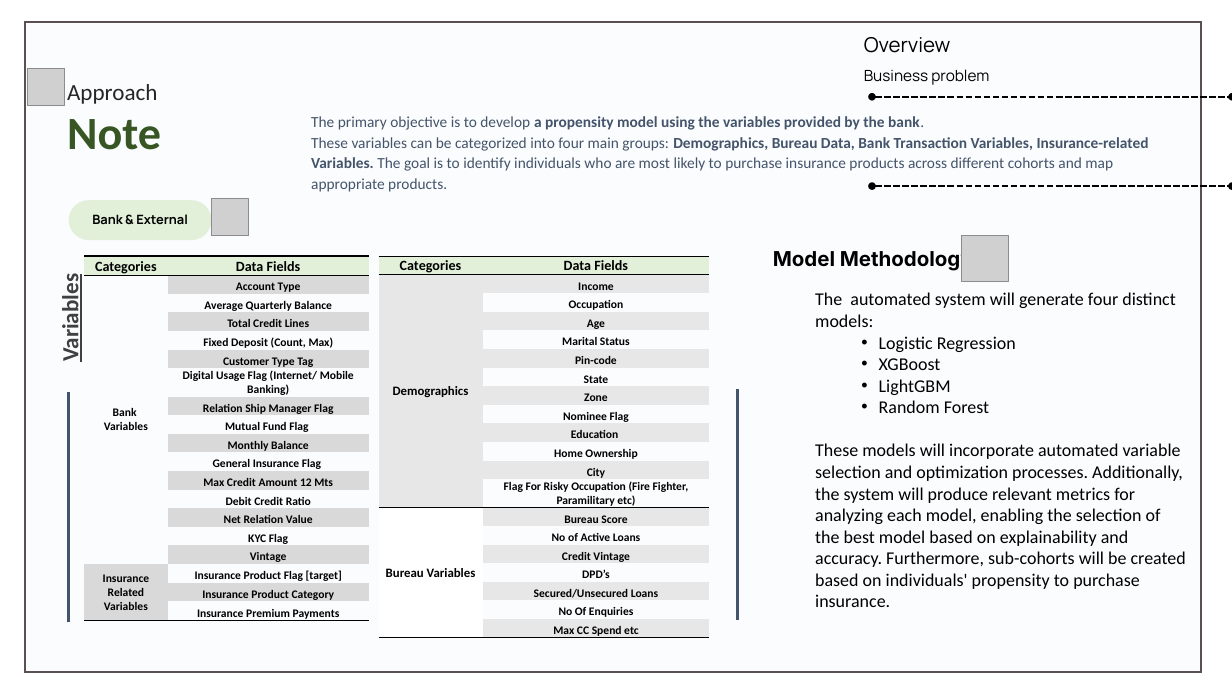
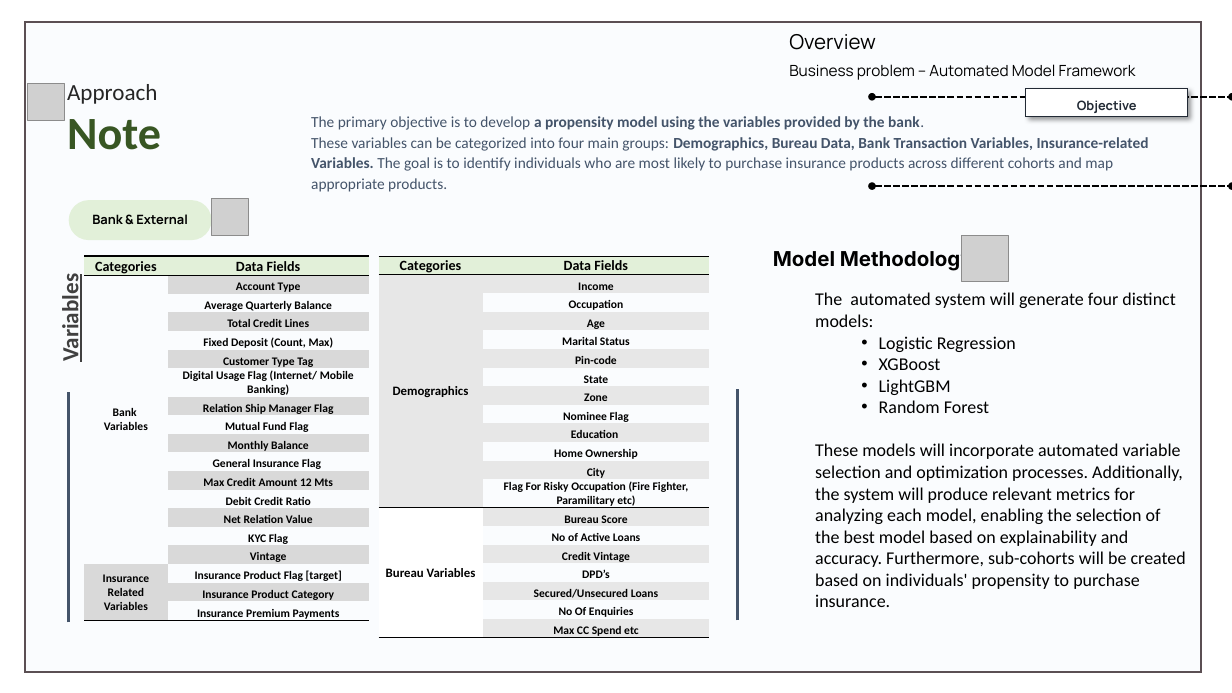
Before and after one commit to DwaipayanDutta/SAS_Data_model-Sample, a slide deck: slide 3 of Presentation/Model_Presentation.pptx. Drawn at 1232x693 pixels with LibreOffice and Linux fonts; fonts in the diff are those of the drawing; grey boxes stand for pictures. Boxes give left, top, right and bottom in pixels: in the first picture for what was removed or moved away, otherwise in the second. Text is boxed around its words. In the diff, an @@ line names an element or a change of style, - is before the commit and + after.

```diff
--- a/Presentation/Model_Presentation.pptx
+++ b/Presentation/Model_Presentation.pptx
@@ text "Overview" moved from (x1=864, y1=37, x2=951, y2=53) to (x1=789, y1=34, x2=876, y2=50) @@
@@ picture moved from (x1=28, y1=69, x2=65, y2=106) to (x1=28, y1=83, x2=65, y2=120) @@
@@ text at (x1=789, y1=64, x2=1136, y2=80): text changed @@
-Business problem
+Business problem – Automated Model Framework
@@ rectangle added at (x1=1026, y1=89, x2=1189, y2=117), fill #FFFFFF, outline #222A35 0.75 pt, 10 pt, text #222A35, bold @@
+Objective
```
Also in this commit, not shown: 4 other slides changed, 2 other files.
